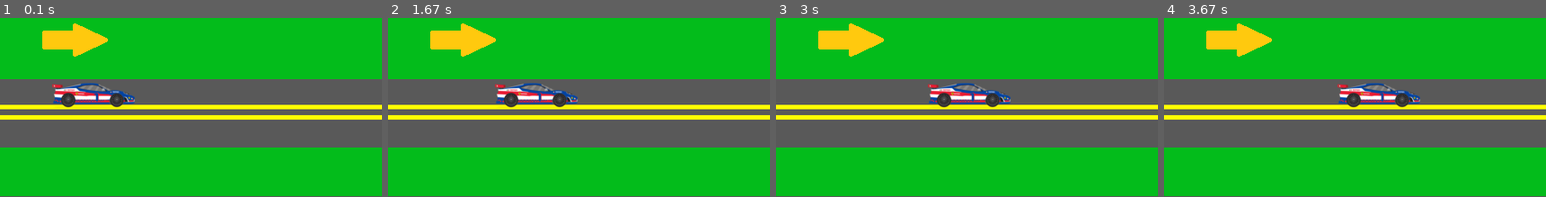
Above: before the commit, frames 1-4 (left to right).
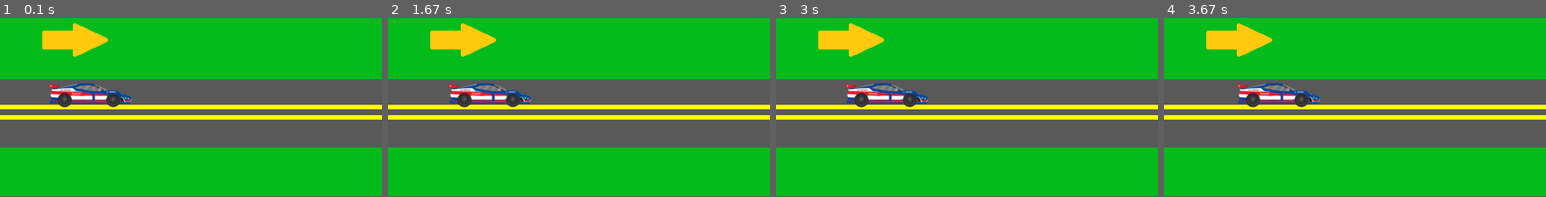
Above: after the commit, the same moments.

Repository: EricGomesGregory/Pygame-Carros
Game: pygame game, started from Carros/main.py
Same seed, same stepped clock (60 frames per second), same inputs: the game is played once before the commit and once after it.
Inputs:
- Up to frame 1 (0.1 s): no input
- Up to frame 2 (1.67 s): hold Up 0.33-0.8 s; hold Down 0.83-1.13 s; hold Up 1.17-1.53 s; hold Down from 1.57 s (still down)
- Up to frame 3 (3 s): release Down at 1.93 s; hold Up 1.97-2.27 s; hold Down 2.3-2.6 s; hold Up from 2.63 s (still down)
- Up to frame 4 (3.67 s): release Up at 3 s; hold Down 3.03-3.4 s; hold Up from 3.43 s (still down)
The pictures show only the part of the screen within x 0-50%, y 0-50%; the shares and areas given below are measured in that part.

The runs differ from the first frame. In frame 1, 1.3% of the frame differs, in the area x 12-36%, y 36-51%; in frame 2, 3.2%; in frame 3, 4.0%, in the area x 18-62%, y 36-51%; in frame 4, 4.0%.

Commit message:
Updated project

Diff:
--- a/Carros/car.py
+++ b/Carros/car.py
@@ -32,7 +32,7 @@
                 self.flip_cout += 1
 
         self.pos = (self.x, self.y)
-        print("Car: {} speed: {}".format(self.pos, self.speed))
+        #print("Car: {} speed: {}".format(self.pos, self.speed))
 
     def draw(self, screen : pygame.Surface):
         if self.fliped:
--- a/Carros/main.py
+++ b/Carros/main.py
@@ -13,7 +13,10 @@
 
 car = Car(50, 50, car_img)
 car_h_step = 125
-car_speed = 0.5
+car_speed = 0.0
+car_max_speed = 2.0
+car_min_speed = 0.0
+car_speed_change = 0.25
 
 playing = True
 
@@ -27,11 +30,12 @@
             playing = False
         if event.type == pygame.KEYDOWN:
             if event.key == pygame.K_UP:
-                car_speed = max(min(car_speed + 0.25, 2), 0.0)
+                car_speed = max(min(car_speed + car_speed_change, car_max_speed), car_min_speed)
             if event.key == pygame.K_DOWN:
-                car_speed = max(min(car_speed - 0.25, 2), 0.0)
+                car_speed = max(min(car_speed - car_speed_change, car_max_speed), car_min_speed)
 
     if car.flip_cout == 3:
+        # SHOW END GAME SCREEN
         pygame.time.delay(1000)
         playing = False
 
Not shown, changed: README.md
